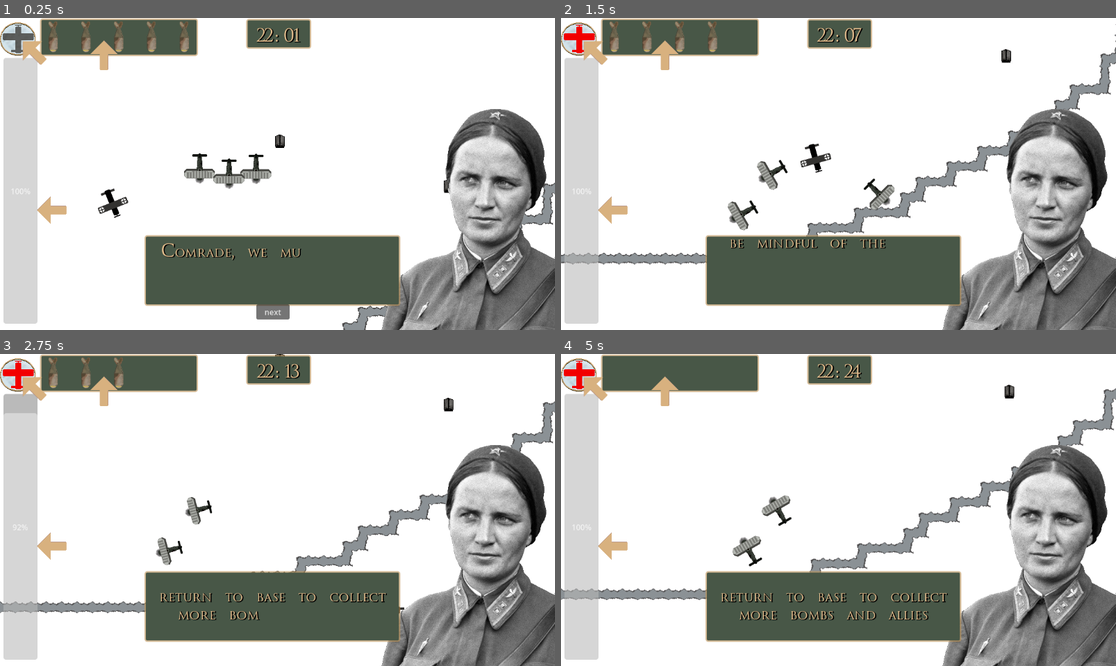
Above: before the commit, frames 1-4 (two rows, left to right).
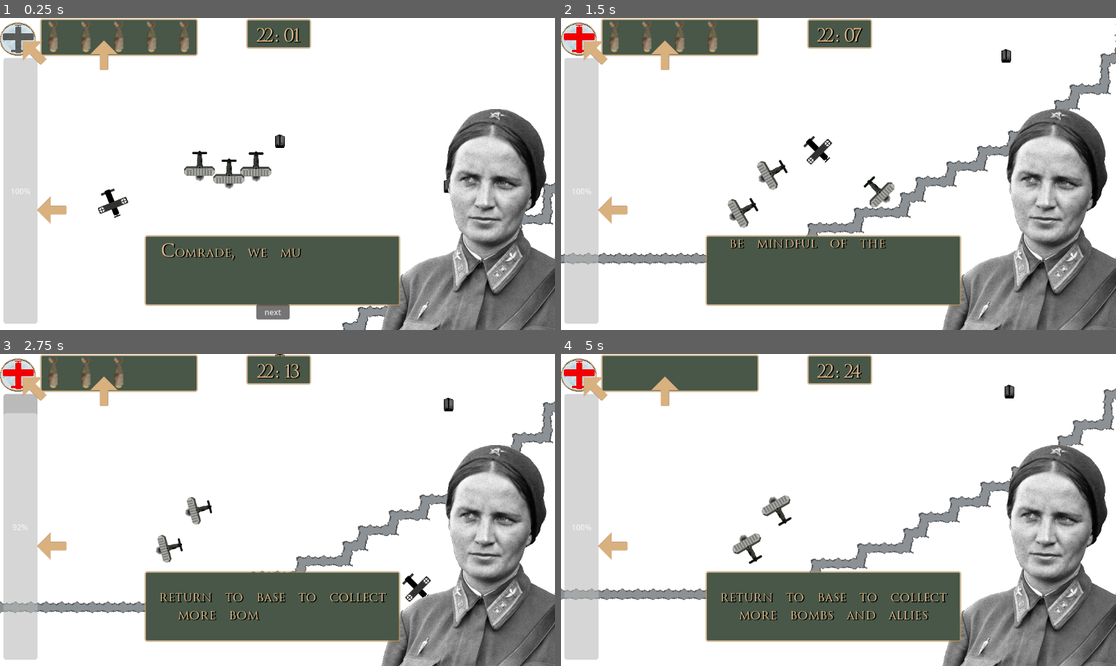
Above: after the commit, the same moments.

Repository: jsteele15/Night-witches
Game: Godot game, scene res://map/main.tscn
The game is run twice, just before and just after one commit, with the same random seed, the same clock (stepped at 60 frames per second) and the same inputs. This scene is started directly instead of the project's main scene.
Inputs:
- Up to frame 1 (0.25 s): no input
- Up to frame 2 (1.5 s): click "next" at 0.5 s; hold D (right) from 1.28 s (still down); hold Space (bomb) from 1.28 s (still down)
- Up to frame 3 (2.75 s): keep holding D (right); tap E (engine) at 2 s; release Space (bomb) at 2.03 s; tap Space (bomb) at 2.1 s
- Up to frame 4 (5 s): release D (right) at 2.78 s; hold E (engine) 2.78-3.53 s; hold A (left) from 2.78 s (still down); tap Space (bomb) at 3.05, 3.6 s; hold Space (bomb) from 4.28 s (still down)

The runs differ from the first frame. In frame 1, 0.4% of the frame differs, in the area x 33-49%, y 42-54%; in frame 2, 0.8%, in the area x 30-61%, y 37-69%; in frame 3, 0.4%; in frame 4, 0.3%.
Error before the commit: Invalid access to property or key 'is_this_tutorial' on a base object of type 'Nil'. (res://ui/altitude_bar.gd:8)

Commit message:
movement changes
- added a state machine
- need to check again if the player gets new planes so that the enemy follows the new planes

Diff:
--- a/night-witches/characters/allied_plane.gd
+++ b/night-witches/characters/allied_plane.gd
@@ -18,11 +18,10 @@
 	GameVars.allied_planes = self.get_parent()
 
 func _physics_process(delta: float) -> void:
-	_move(delta)
+	if player != null:
+		_move(delta)
+		_change_hight()
 
-	#super fucking dirty implementation but itll do i guess
-	if player != null:
-		_change_hight()
 	if player == null:
 		player = self.get_parent().get_parent().player
 
@@ -68,14 +67,7 @@
 		#put the kill plane thing here for expediency
 		_kill_plane()
 	else:
-		if right == true and left == true:
-			pass
-		else:
-			#rotate the plane
-			if right == true:
-				self.rotation_degrees += 5
-			if left == true:
-				self.rotation_degrees -= 5
+		self.rotation_degrees = player.rotation_degrees
 
 		#TODO lerp through these
 		if engine_on == true:
--- a/night-witches/characters/enemy_plane.gd
+++ b/night-witches/characters/enemy_plane.gd
@@ -12,40 +12,40 @@
 var speed : float
 var locked_on : bool = false
 
+var in_one : bool = false
+var in_two : bool = false
+var in_three : bool = false
+
+#two states patr or hunt
+var state : String = "patr"
+var circling : bool = false
+var radius :int = 150
+var angle : float = 0.0
+var acceleration : int = 2000
+
 func _ready() -> void:
 	start_target = target
 
 func _physics_process(delta: float) -> void:
-	_move(delta)
+
+	state = _decide_if_hunting()
+
+	if state == "patr":
+		_move(delta)
+	if state == "hunt":
+		_hunt_move(delta)
+
+
+
 
 func _move(delta : float):
 	var to_target
 
 	if not target:
 		target = start_target
-		locked_on = false
+
 		return
 
-	if target is not Vector2:
-		to_target = (target.global_position - global_position).angle()
-		speed = max_speed
-		self.rotation = to_target
-		"""
-		if locked_on == false:
-			if self.rotation_degrees > target.rotation_degrees:
-				self.rotation_degrees -= 5
-			if self.rotation_degrees < target.rotation_degrees:
-				self.rotation_degrees += 5
-			if self.rotation_degrees == target.rotation_degrees:
-				locked_on = true
-		if locked_on == true:
-			"""
-		#velocity = -transform.y * speed
-		var direction = (target.global_position - global_position).normalized()
-		velocity = direction * speed
-		plane_im.rotation_degrees =  target.rotation_degrees+180
-		move_and_slide()
-		return
 
 	#TODO change this up for actual patroling behaviour
 	plane_im.rotation_degrees = 180
@@ -62,6 +62,21 @@
 	# --- MOVE FORWARD IN THE DIRECTION WE'RE FACING ---
 	velocity = transform.y * speed
 	move_and_slide()
+	print("in here")
+
+func _hunt_move(delta : float):
+	self.rotation_degrees = target.rotation_degrees
+	if circling == false:
+		var target_position = target.global_position + Vector2(radius * cos(angle), radius * sin(angle))
+		velocity = velocity.move_toward(target_position - global_position, acceleration * delta).normalized() * speed
+		move_and_slide()
+		if position.distance_to(target.position) < radius:
+			circling = true
+	else:
+		velocity = (self.global_position - target.global_position).normalized().rotated(PI/2) * speed
+		move_and_slide()
+		if position.distance_to(target.position) > radius:
+			circling = false
 
 func _choose_plane_to_hunt(body : Node2D):
 	if GameVars.allied_planes.get_child_count() > 0:
@@ -79,15 +94,45 @@
 		GameVars.persuer = self
 		GameVars.being_persued = true
 
+func _decide_if_hunting() -> String:
+	#doing this backwards to give priority to the outside one? not sure if that makes sens
+	if GameVars.current_sus >= 2 and in_three == true:
+
+		return "hunt"
+
+	if GameVars.current_sus >= 1 and in_two == true:
+
+		return "hunt"
+
+	if GameVars.current_sus >= 0 and in_one == true:
+
+		return "hunt"
+
+	if target is not Vector2 and is_instance_valid(target): # so its an enemy plane
+		return "hunt"
+
+
+
+	return "patr"
+#
+#
+#	Signals
+#
+#
+
 func _on_plane_area_low_body_entered(body: Node2D) -> void:
 	if body.has_method("_bomb"):
+		in_one = true
 		if target is CharacterBody2D:
 			return
 		_choose_plane_to_hunt(body)
 
 
 func _on_plane_area_mid_body_entered(body: Node2D) -> void:
+	if body.has_method("_bomb"):
+		in_two = true
 	if GameVars.current_sus == 1:
+
 		if body.has_method("_bomb"):
 			if target is CharacterBody2D:
 				return
@@ -95,8 +140,27 @@
 
 
 func _on_plane_area_far_body_entered(body: Node2D) -> void:
+	if body.has_method("_bomb"):
+		in_three = true
+
 	if GameVars.current_sus >= 2:
 		if body.has_method("_bomb"):
+			in_three = true
 			if target is CharacterBody2D:
 				return
 			_choose_plane_to_hunt(body)
+
+
+func _on_plane_area_low_body_exited(body: Node2D) -> void:
+	if body.has_method("_bomb"):
+		in_one = false
+
+
+func _on_plane_area_mid_body_exited(body: Node2D) -> void:
+	if body.has_method("_bomb"):
+		in_two = false
+
+
+func _on_plane_area_far_body_exited(body: Node2D) -> void:
+	if body.has_method("_bomb"):
+		in_three = false
--- a/night-witches/characters/enemy_plane.tscn
+++ b/night-witches/characters/enemy_plane.tscn
@@ -36,5 +36,8 @@
 shape = SubResource("CircleShape2D_o4frs")
 
 [connection signal="body_entered" from="plane area low" to="." method="_on_plane_area_low_body_entered"]
+[connection signal="body_exited" from="plane area low" to="." method="_on_plane_area_low_body_exited"]
 [connection signal="body_entered" from="plane area mid" to="." method="_on_plane_area_mid_body_entered"]
+[connection signal="body_exited" from="plane area mid" to="." method="_on_plane_area_mid_body_exited"]
 [connection signal="body_entered" from="plane area far" to="." method="_on_plane_area_far_body_entered"]
+[connection signal="body_exited" from="plane area far" to="." method="_on_plane_area_far_body_exited"]
--- a/night-witches/ui/altitude_bar.gd
+++ b/night-witches/ui/altitude_bar.gd
@@ -4,9 +4,9 @@
 # Called when the node enters the scene tree for the first time.
 func _ready() -> void:
 	alt_bar.step = GameVars.SPEED_LOSE_ALTITUDE
-	print(ui, ui.main)
-	if ui.main.is_this_tutorial == false:
-		$"tutorial hight".visible = false
+	#print(ui, ui.main)
+	#if ui.main.is_this_tutorial == false:
+		#$"tutorial hight".visible = false
 
 
 # Called every frame. 'delta' is the elapsed time since the previous frame.
--- a/night-witches/ui/ui.gd
+++ b/night-witches/ui/ui.gd
@@ -9,9 +9,10 @@
 var night_over_trig : bool = false
 # Called when the node enters the scene tree for the first time.
 func _ready() -> void:
-	main = self.get_parent()
+
 	if main.is_this_tutorial == false:
 		tutorial_box.visible = false
+
 
 
 # Called every frame. 'delta' is the elapsed time since the previous frame.
--- a/night-witches/ui/vis_indicator.gd
+++ b/night-witches/ui/vis_indicator.gd
@@ -9,10 +9,10 @@
 {"min": 1, "vis": GameVars.YELLOW},
 {"min": 0, "vis": GameVars.GREY}]
 # Called when the node enters the scene tree for the first time.
-func _ready() -> void:
-	if ui.main.is_this_tutorial == false:
-		$"tutorial noise".visible = false
-		$"tutorial bombs".visible = false
+#func _ready() -> void:
+	#if ui.main.is_this_tutorial == false:
+		#$"tutorial noise".visible = false
+		#$"tutorial bombs".visible = false
 
 
 # Called every frame. 'delta' is the elapsed time since the previous frame.
